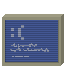
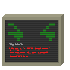
Layers edited between the first and the second 70px x 70px image:
added layer "boss_right_really_angry_frame0" above "boss_left_really_angry_frame2" over (x1=5, y1=20, x2=58, y2=62)
hid "boss_offline" over (x1=5, y1=20, x2=58, y2=62)
